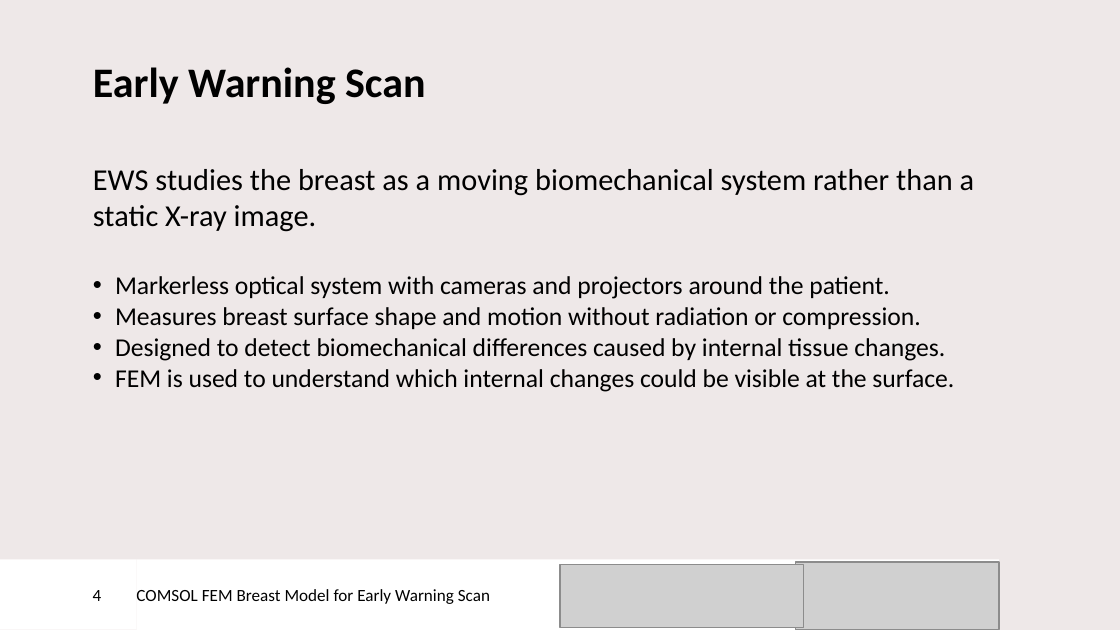
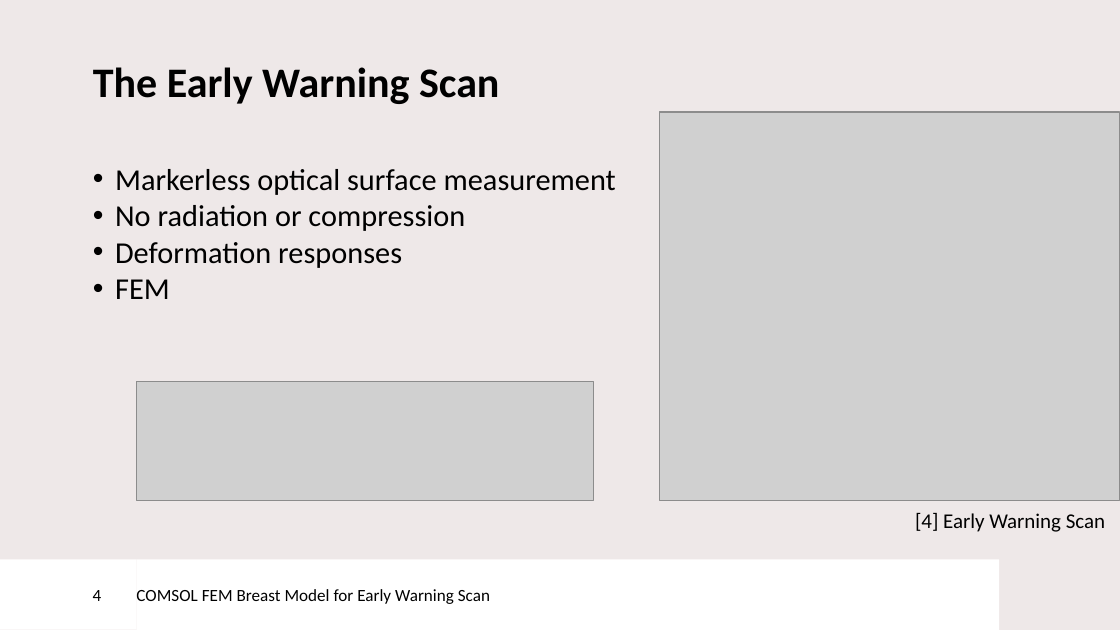
Before and after one commit to DaanKuijpers11/ews-comsol-breast-fem, a slide deck: slide 4 of docs/presentation/Early Warning Scan intership presentation - Daan Kuijpers.pptx. Drawn at 1120x630 pixels with LibreOffice and Linux fonts; fonts in the diff are those of the drawing; grey boxes stand for pictures; background and template pictures are left out. Boxes give left, top, right and bottom in pixels: in the first picture for what was removed or moved away, otherwise in the second. Text is boxed around its words. In the diff, an @@ line names an element or a change of style, - is before the commit and + after.

```diff
--- a/docs/presentation/Early Warning Scan intership presentation - Daan Kuijpers.pptx
+++ b/docs/presentation/Early Warning Scan intership presentation - Daan Kuijpers.pptx
@@ title at bbox=[93, 67, 499, 104]: text changed @@
-Early Warning Scan
+The Early Warning Scan
@@ picture added at bbox=[660, 112, 1120, 501] @@
@@ text at bbox=[115, 169, 616, 299]: text changed; size 16.5 to 19.5 pt @@
-EWS studies the breast as a moving biomechanical system rather than a static X-ray image.
-    • Markerless optical system with cameras and projectors around the patient.
-    • Measures breast surface shape and motion without radiation or compression.
-    • Designed to detect biomechanical differences caused by internal tissue changes.
-    • FEM is used to understand which internal changes could be visible at the surface.
+    • Markerless optical surface measurement
+    • No radiation or compression
+    • Deformation responses
+    • FEM
@@ picture: place and size @@
-picture at bbox=[560, 564, 804, 628]
+picture at bbox=[137, 381, 594, 500]
@@ text added at bbox=[915, 513, 1105, 532], 13.5 pt, text #000000 @@
+[4] Early Warning Scan
@@ picture removed at bbox=[795, 562, 999, 630] @@
```
Also in this commit, not shown: 15 other slides changed, 18 slides added, 5 slides removed, 9 other files.
